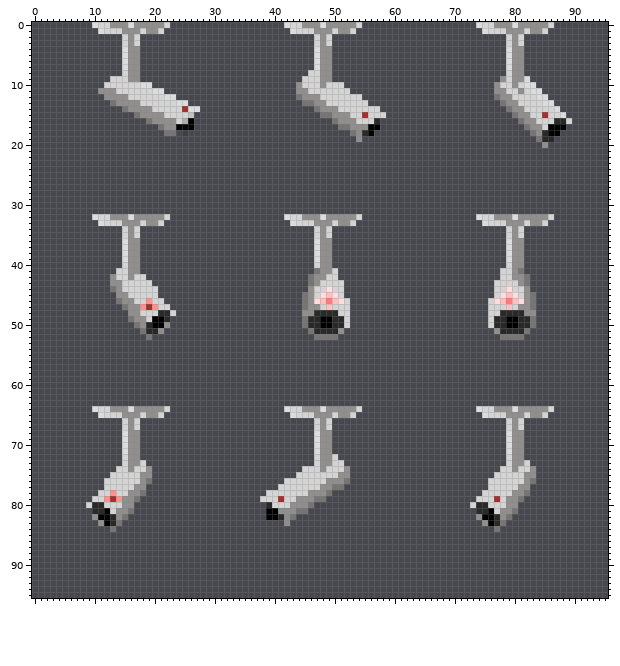
Two versions of one sprite sheet, Assets/Art/Characters/SecurityCamera/Security Cam Sprite sheet.png. That is the earlier state.
The file is 96x96 pixels. Pixels under 10% opacity are left out. Colours within 5 levels of each other are drawn and written as one.
The same view after the edit:
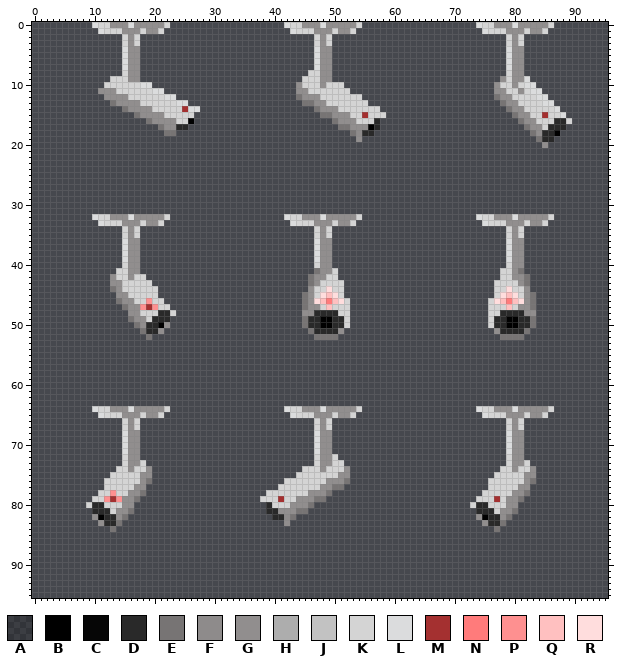
Palette (. is transparent): A #00000023  B #000000  C #060606  D #292929  E #777474  F #918e8ef5  G #918e8e  H #adadad  J #c2c2c2  K #d4d4d4  L #dbdcdd  M #a43030  N #ff7b7b  P #fe9090  Q #ffc0c0  R #ffdddd
The exact change:
{"y":15,"x":26,"old":"J","new":"K"}
{"y":16,"x":25,"old":"H","new":"K"}
{"y":17,"x":24,"old":"BCB","new":"DD."}
{"y":17,"x":57,"old":"B","new":"D"}
{"y":17,"x":86,"old":"BBB","new":"DDD"}
{"y":18,"x":25,"old":"A","new":"."}
{"y":18,"x":56,"old":"B","new":"D"}
{"y":18,"x":86,"old":"B","new":"D"}
{"y":49,"x":20,"old":"BB","new":"DD"}
{"y":50,"x":20,"old":"B","new":"D"}
{"y":81,"x":12,"old":"B","new":"D"}
{"y":81,"x":39,"old":"BB","new":"DD"}
{"y":81,"x":76,"old":"B","new":"D"}
{"y":82,"x":12,"old":"B","new":"D"}
{"y":82,"x":39,"old":"BB","new":".D"}
{"y":82,"x":76,"old":"B","new":"D"}
{"y":83,"x":12,"old":"B","new":"D"}
{"y":83,"x":76,"old":"B","new":"D"}
